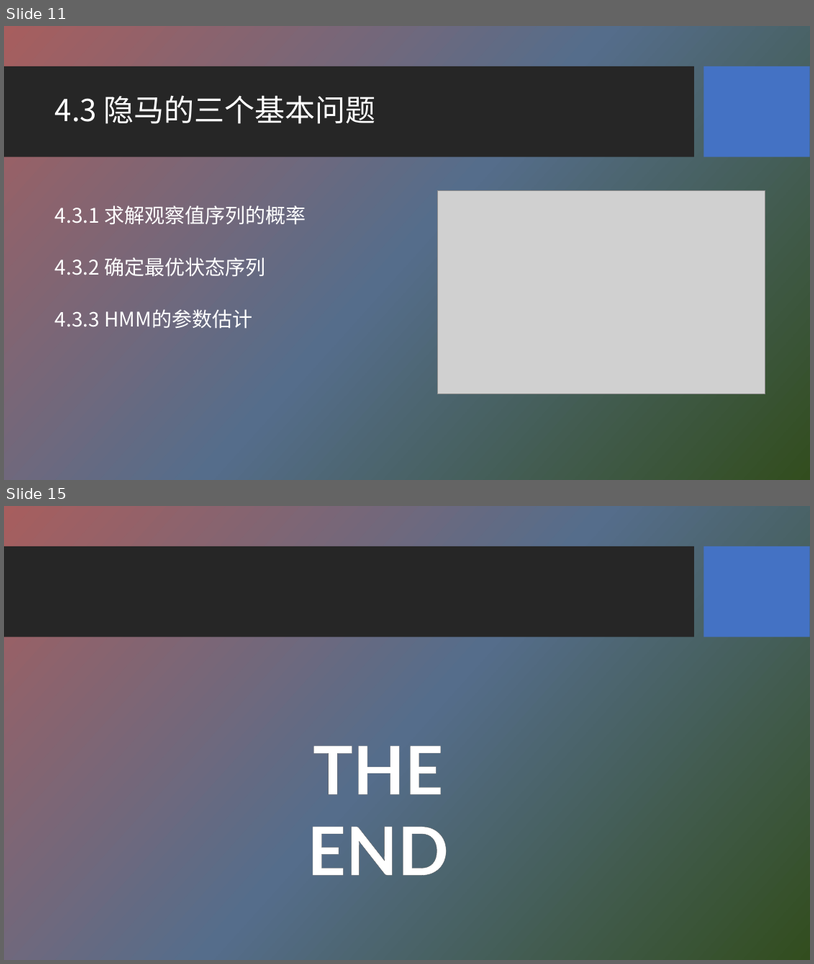
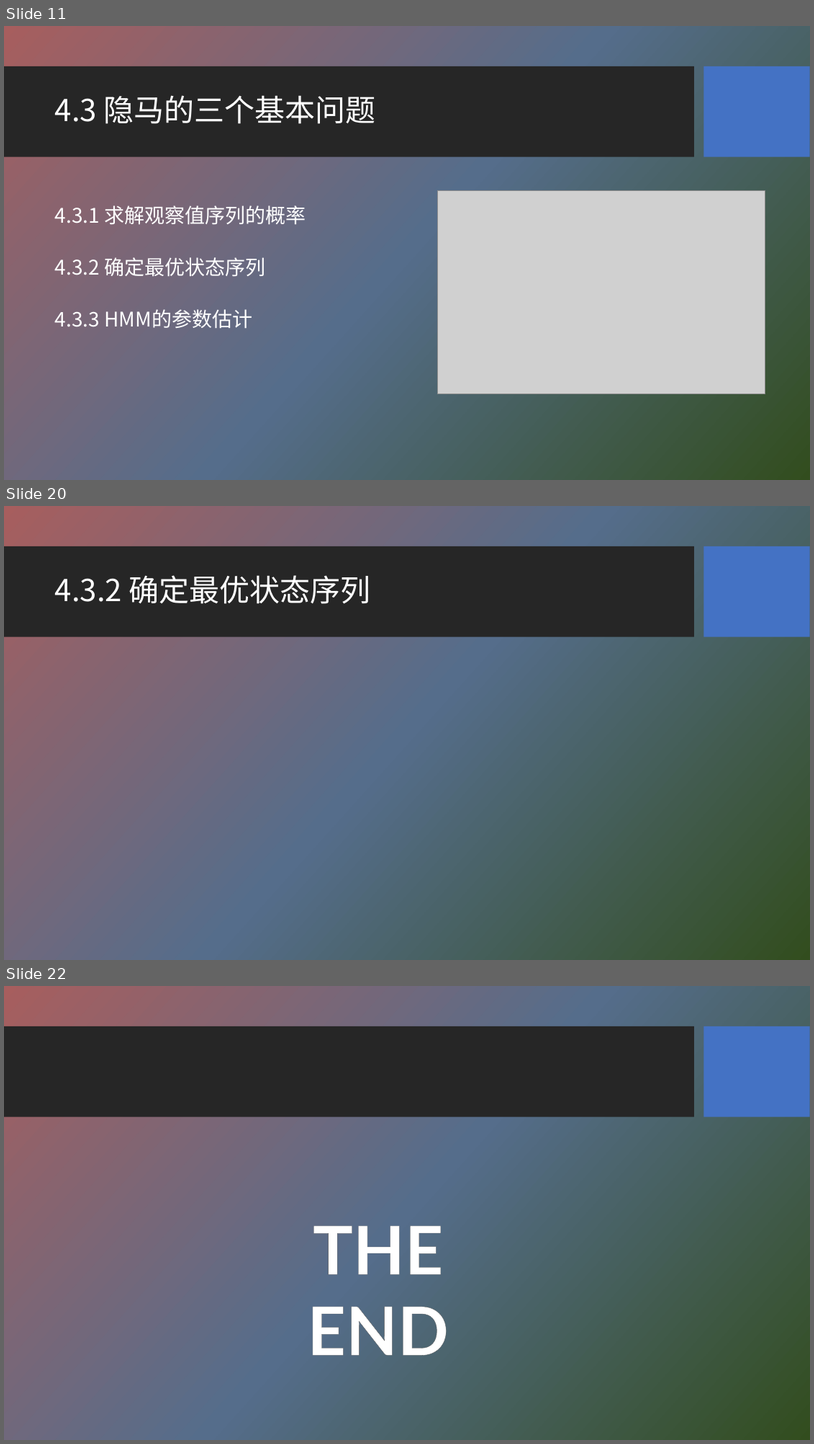
Before and after one commit to HBU/NLP_PPT, a slide deck: PPT-2020/ch04 隐马尔科夫模型.pptx. Shown one above the other, each under a label of ours: slides 11 and 15 before the commit, slides 11, 20 and 22 after it; the slides between them are not shown. The pictures are 814x964 and 814x1444 pixels, drawn with LibreOffice and Linux fonts; fonts in the diff are those of the drawing; grey boxes stand for pictures; background and template pictures are left out. Boxes give left, top, right and bottom in pixels: in the first picture for what was removed or moved away, otherwise in the second. Text is boxed around its words. In the diff, an @@ line names an element or a change of style, - is before the commit and + after.

```diff
--- a/PPT-2020/ch04 隐马尔科夫模型.pptx
+++ b/PPT-2020/ch04 隐马尔科夫模型.pptx
@@ slide 20 added at [4, 506, 810, 960], background picture (left out); not listed: 2 template elements that a slide beside it also shows @@
@@ title added at [55, 575, 371, 604], 36 pt, text #FFFFFF @@
+4.3.2 确定最优状态序列
@@ what was slide 15 is now slide 22 @@
```
Also in this commit, not shown: 3 slides changed, 8 other slides added, 2 slides removed.
